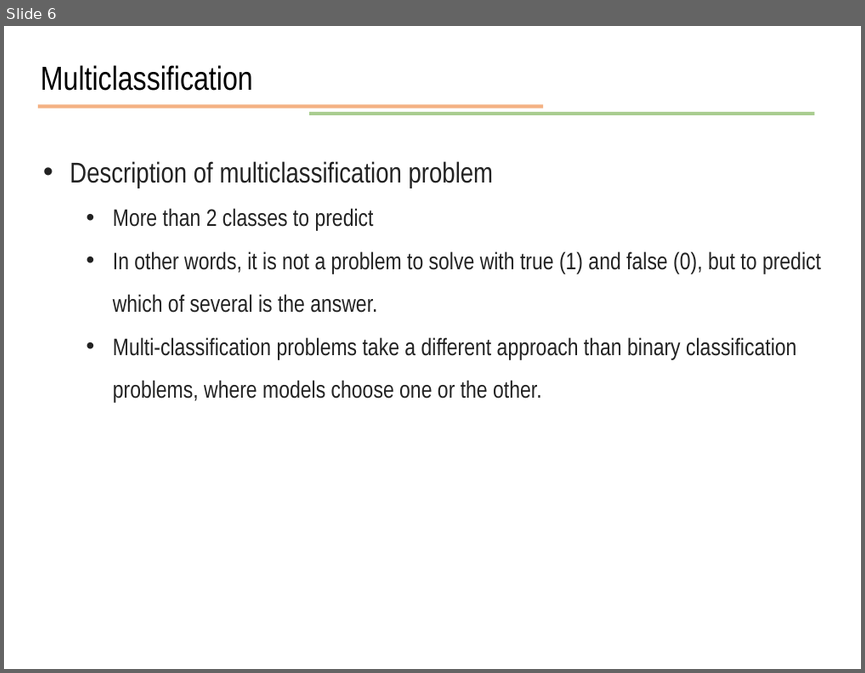
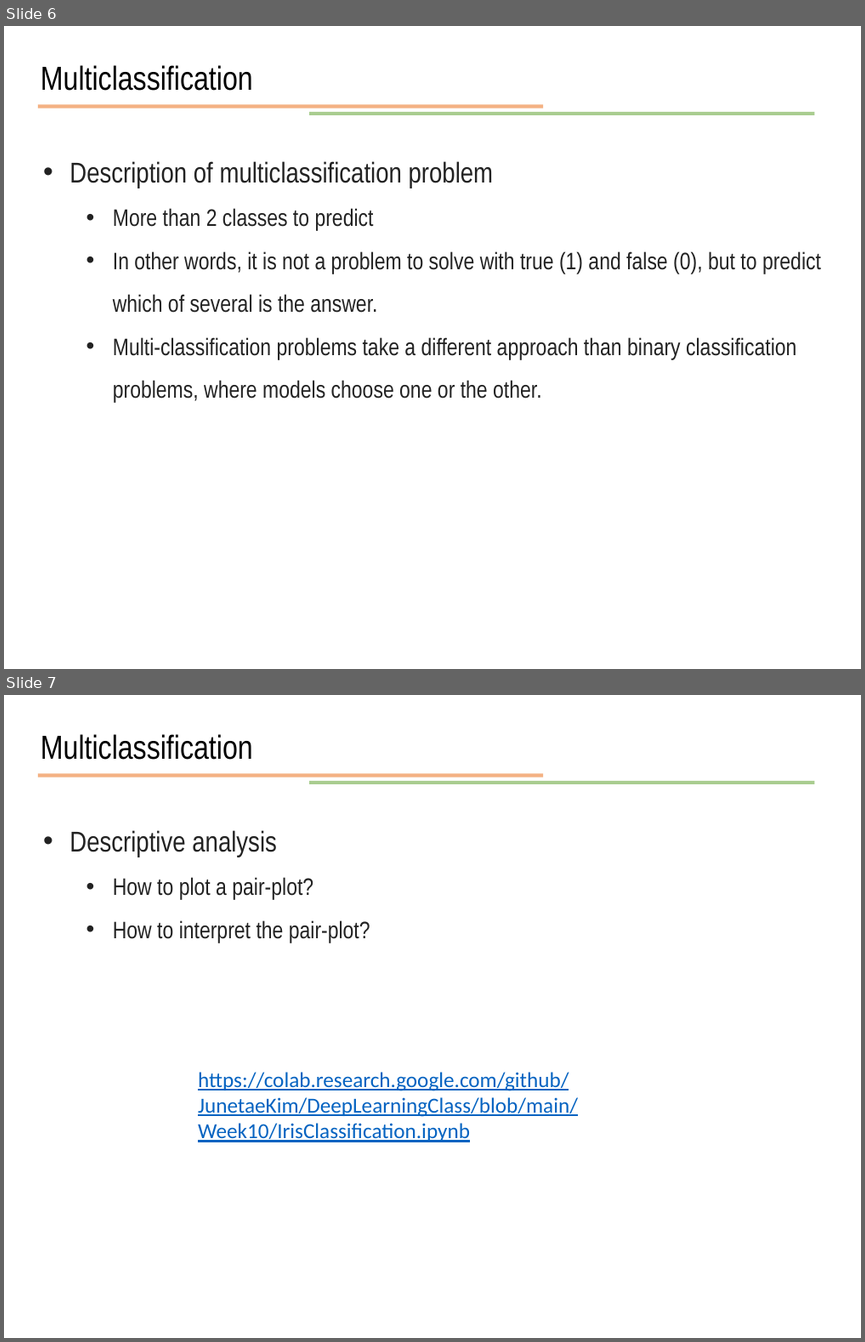
Before and after one commit to JunetaeKim/DeepLearningClass, a slide deck: Week10/week10 Introduction to tensorflow.pptx. Shown one above the other, each under a label of ours: slide 6 before the commit, slides 6 and 7 after it. The pictures are 865x673 and 865x1342 pixels, drawn with LibreOffice and Linux fonts; fonts in the diff are those of the drawing. Boxes give left, top, right and bottom in pixels: in the first picture for what was removed or moved away, otherwise in the second. Text is boxed around its words. In the diff, an @@ line names an element or a change of style, - is before the commit and + after.

```diff
--- a/Week10/week10 Introduction to tensorflow.pptx
+++ b/Week10/week10 Introduction to tensorflow.pptx
@@ slide 7 added at (4,695,861,1338), background #FFFFFF @@
@@ text added at (41,734,253,760), 28 pt, text #000000 @@
+Multiclassification
@@ line added from (38, 776) to (543, 776), #ED7D31 3 pt @@
@@ line added from (309, 783) to (815, 783), #70AD47 3 pt @@
@@ text added at (69,830,370,942), 20 pt, text #222222 @@
+• Descriptive analysis
+  • How to plot a pair-plot?
+  • How to interpret the pair-plot?
@@ text added at (198,1072,578,1142), 18 pt, text #0563C1, underline @@
+https://colab.research.google.com/github/JunetaeKim/DeepLearningClass/blob/main/Week10/IrisClassification.ipynb
```
Also in this commit, not shown: 1 slide changed, 16 other slides added, 3 other files.
